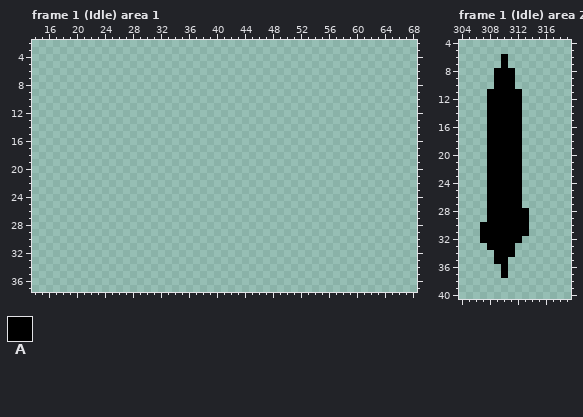
Two states of a pixel-art file, animan/characters/animan-main-character-experimentation-0001.aseprite. This is how it looked before the edit.
320x160 pixels, 6 frames. Colours within 5 levels of each other are drawn and written as one. Shown: frame 1 (Idle) area 1: x 14..68, y 2..37; frame 1 (Idle) area 2: x 304..319, y 4..40. The commit also changed other frames or places, which this record leaves out.
Palette (. is transparent): A #000000
Pixels before, frame 1 (Idle) area 2, first column x 307:
 6 ...A...
 7 ...A...
 8 ..AAA..
 9 ..AAA..
10 ..AAA..
11 .AAAAA.
12 .AAAAA.
13 .AAAAA.
14 .AAAAA.
15 .AAAAA.
16 .AAAAA.
17 .AAAAA.
18 .AAAAA.
19 .AAAAA.
20 .AAAAA.
21 .AAAAA.
22 .AAAAA.
23 .AAAAA.
24 .AAAAA.
25 .AAAAA.
26 .AAAAA.
27 .AAAAA.
28 .AAAAAA
29 .AAAAAA
30 AAAAAAA
31 AAAAAAA
32 AAAAAA.
33 .AAAA..
34 ..AAA..
35 ..AA...
36 ...A...
37 ...A...
The same view after the edit:
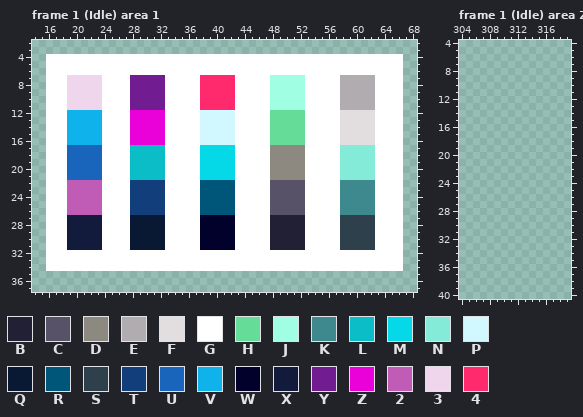
Colours new in this view: B #222035  C #575267  D #8d8980  E #b0acb0  F #e2dddf  G #ffffff  H #65dc98  J #a0ffe3  K #3d898d  L #0abdc6  M #05d9e8  N #85ebd9  P #d1f7ff  Q #091833  R #005678  S #2f404d  T #133e7c  U #1a65bc  V #0fb2eb  W #01012b  X #121b3b  Y #711c91  Z #ea00d9  2 #c05bb6  3 #f0d6ec  4 #ff2a6d
Commit: added new weapon silhouettes and new character design iterations
What changed:
layer "weapons/weapon1 sil" removed
Changed rows in their new state; - is an unchanged pixel.
Frame 1 (Idle) area 1:
first column x 16:
 4 GGGGGGGGGGGGGGGGGGGGGGGGGGGGGGGGGGGGGGGGGGGGGGGGGGG
 5 GGGGGGGGGGGGGGGGGGGGGGGGGGGGGGGGGGGGGGGGGGGGGGGGGGG
 6 GGGGGGGGGGGGGGGGGGGGGGGGGGGGGGGGGGGGGGGGGGGGGGGGGGG
 7 GGG33333GGGGYYYYYGGGGG44444GGGGGJJJJJGGGGGEEEEEGGGG
 8 GGG33333GGGGYYYYYGGGGG44444GGGGGJJJJJGGGGGEEEEEGGGG
 9 GGG33333GGGGYYYYYGGGGG44444GGGGGJJJJJGGGGGEEEEEGGGG
10 GGG33333GGGGYYYYYGGGGG44444GGGGGJJJJJGGGGGEEEEEGGGG
11 GGG33333GGGGYYYYYGGGGG44444GGGGGJJJJJGGGGGEEEEEGGGG
12 GGGVVVVVGGGGZZZZZGGGGGPPPPPGGGGGHHHHHGGGGGFFFFFGGGG
13 GGGVVVVVGGGGZZZZZGGGGGPPPPPGGGGGHHHHHGGGGGFFFFFGGGG
14 GGGVVVVVGGGGZZZZZGGGGGPPPPPGGGGGHHHHHGGGGGFFFFFGGGG
15 GGGVVVVVGGGGZZZZZGGGGGPPPPPGGGGGHHHHHGGGGGFFFFFGGGG
16 GGGVVVVVGGGGZZZZZGGGGGPPPPPGGGGGHHHHHGGGGGFFFFFGGGG
17 GGGUUUUUGGGGLLLLLGGGGGMMMMMGGGGGDDDDDGGGGGNNNNNGGGG
18 GGGUUUUUGGGGLLLLLGGGGGMMMMMGGGGGDDDDDGGGGGNNNNNGGGG
19 GGGUUUUUGGGGLLLLLGGGGGMMMMMGGGGGDDDDDGGGGGNNNNNGGGG
20 GGGUUUUUGGGGLLLLLGGGGGMMMMMGGGGGDDDDDGGGGGNNNNNGGGG
21 GGGUUUUUGGGGLLLLLGGGGGMMMMMGGGGGDDDDDGGGGGNNNNNGGGG
22 GGG22222GGGGTTTTTGGGGGRRRRRGGGGGCCCCCGGGGGKKKKKGGGG
23 GGG22222GGGGTTTTTGGGGGRRRRRGGGGGCCCCCGGGGGKKKKKGGGG
24 GGG22222GGGGTTTTTGGGGGRRRRRGGGGGCCCCCGGGGGKKKKKGGGG
25 GGG22222GGGGTTTTTGGGGGRRRRRGGGGGCCCCCGGGGGKKKKKGGGG
26 GGG22222GGGGTTTTTGGGGGRRRRRGGGGGCCCCCGGGGGKKKKKGGGG
27 GGGXXXXXGGGGQQQQQGGGGGWWWWWGGGGGBBBBBGGGGGSSSSSGGGG
28 GGGXXXXXGGGGQQQQQGGGGGWWWWWGGGGGBBBBBGGGGGSSSSSGGGG
29 GGGXXXXXGGGGQQQQQGGGGGWWWWWGGGGGBBBBBGGGGGSSSSSGGGG
30 GGGXXXXXGGGGQQQQQGGGGGWWWWWGGGGGBBBBBGGGGGSSSSSGGGG
31 GGGXXXXXGGGGQQQQQGGGGGWWWWWGGGGGBBBBBGGGGGSSSSSGGGG
32 GGGGGGGGGGGGGGGGGGGGGGGGGGGGGGGGGGGGGGGGGGGGGGGGGGG
33 GGGGGGGGGGGGGGGGGGGGGGGGGGGGGGGGGGGGGGGGGGGGGGGGGGG
34 GGGGGGGGGGGGGGGGGGGGGGGGGGGGGGGGGGGGGGGGGGGGGGGGGGG
Frame 1 (Idle) area 2:
first column x 307:
 6 ---.---
 7 ---.---
 8 --...--
 9 --...--
10 --...--
11 -.....-
12 -.....-
13 -.....-
14 -.....-
15 -.....-
16 -.....-
17 -.....-
18 -.....-
19 -.....-
20 -.....-
21 -.....-
22 -.....-
23 -.....-
24 -.....-
25 -.....-
26 -.....-
27 -.....-
28 -......
29 -......
30 .......
31 .......
32 ......-
33 -....--
34 --...--
35 --..---
36 ---.---
37 ---.---
